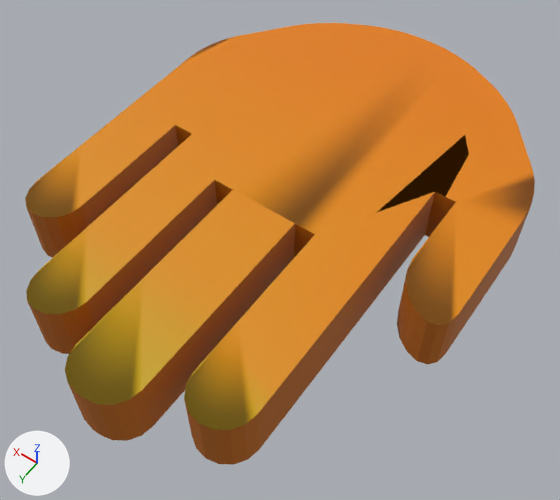
A saved change to the glTF model app/models/hand/hand-bevel.gltf.
Before and after are seen from a 50 mm camera at (-0.112, 0.263, 0.221) aimed at (-0.002, 0.109, -0.022). Arrows for +X, +Y and +Z are at lower left; the lights stay in place. Vertices at the same position are counted once.

The scene before the commit, as lines of its bpy script (objects in view):
```python
me_cube = bpy.data.meshes.new('Cube')
me_cube.from_pydata(...)  # 214 vertices, 424 faces; spans x -0.079..0.073, y -0.012..0.012, z -0.21..-0.001
me_cube.materials.append(mat_hand_uv)
ob_hand_bevel = bpy.data.objects.new('hand-bevel', me_cube)
ob_hand_bevel.location = (0.0, 0.0, 0.0)
ob_hand_bevel.rotation_euler = (1.571, 0.0, 0.0)  # degrees (90, 0, 0)
```
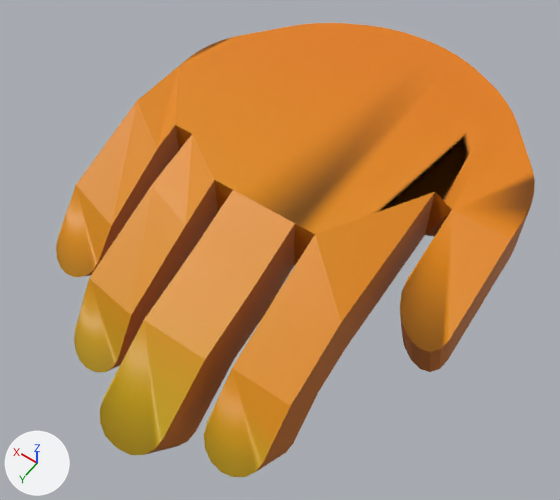
The newer file adds a shape key; the second version is drawn at full value of the shape key 'grab' of 'hand-bevel', and the change is written as the vertex moves it makes.

Pixel boxes [x1, y1, x2, y2] of what changed, in the pictures (560 x 500 px; the box of a moved part takes in the faces that stretch with it):
'hand-bevel', reshaped (6% narrower)
    before: [25, 23, 535, 465]
    after: [56, 23, 535, 477]
part 1 of me_cube, moved or reshaped
    before: [25, 72, 529, 465]
    after: [56, 72, 529, 477]

What changed in the scene script:
```text
Change me_cube:
    used by ob_hand_bevel; location = (0.0, 0.0, 0.0); rotation_euler = (1.571, 0.0, 0.0), in degrees (90, 0, 0)
    remove me_cube.from_pydata(...)  # 214 vertices, 424 faces; spans x -0.079..0.073, y -0.012..0.012, z -0.21..-0.001
    add me_cube.from_pydata(...)  # 214 vertices, 424 faces; spans x -0.079..0.073, y -0.054..0.012, z -0.205..-0.001
    me_cube part 1
    1 vertex is removed from x 0.033, y 0.012, z -0.196
    5 faces are deleted
    4 vertices in x -0.007..0.005, y -0.012, z -0.21..-0.209 move by (0.0, -0.041, 0.02)
    4 vertices in x -0.007..0.005, y 0.012, z -0.21..-0.209 move by (0.0, -0.045, 0.005)
    3 vertices in x -0.023..0.012, y -0.012, z -0.141..-0.14 move by (0.0, -0.01, 0.004)
    3 vertices in x -0.078..-0.063, y 0.012, z -0.125..-0.122 move by (0.0, -0.015, -0.001)
    3 vertices in x -0.076..-0.068, y 0.012, z -0.127..-0.126 move by (0.0, -0.016, 0.0)
    3 vertices in x -0.04..-0.031, y 0.012, z -0.196..-0.195 move by (0.0, -0.046, 0.005)
    109 vertices move from x -0.079..0.073, y -0.012..0.012, z -0.206..-0.077 to x -0.079..0.073, y -0.054..0.012, z -0.202..-0.072
    1 vertex is added at (0.033, -0.04, -0.186)
    5 new faces join them
```
